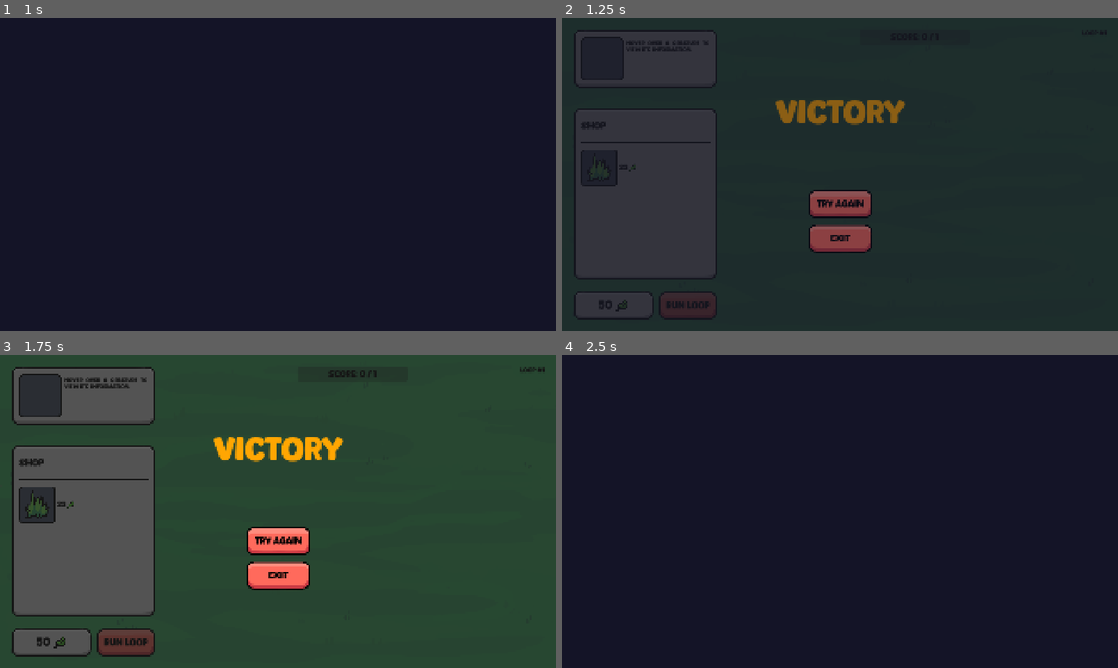
Above: before the commit, frames 1-4 (two rows, left to right).
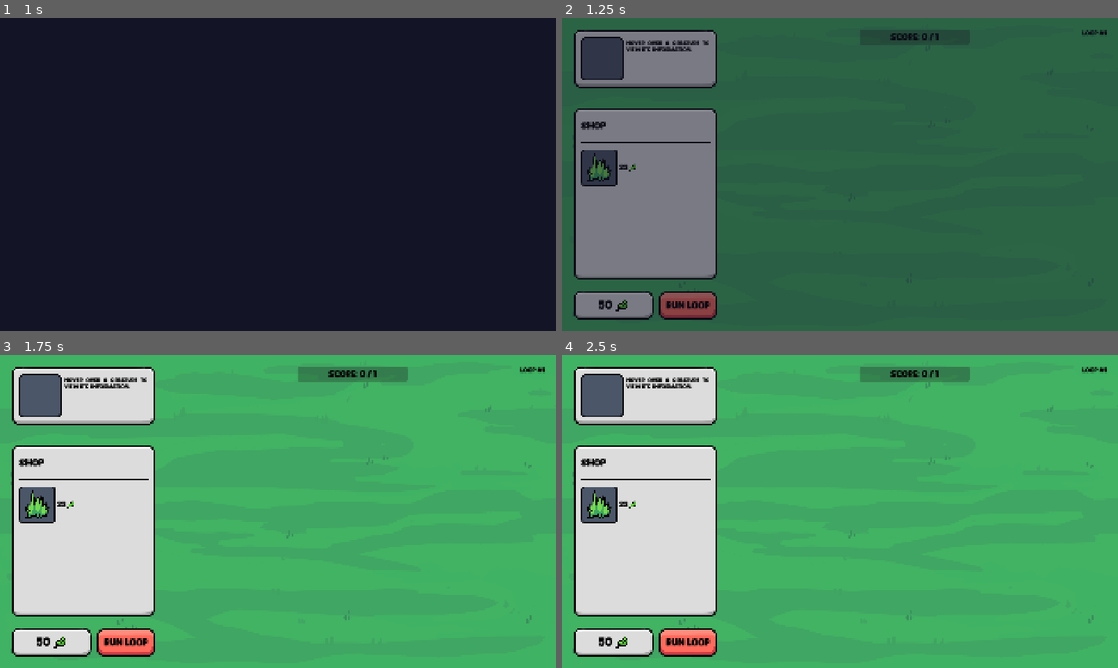
Above: after the commit, the same moments.

Repository: elliotfontaine/gmtk-2025-submission
Game: Godot game, scene res://scenes/main_menu.tscn
Two runs of this game, one before a commit and one after it. Both use one fixed random seed, a clock stepped at 60 frames per second and the inputs below. The engine's default icon, where the game draws it, is replaced by a stand-in: a white triangle on a blue panel in a dark square.
Inputs (mouse positions are in pixels of both pictures, inside the frame that each line leads up to):
- Up to frame 1 (1 s): click "play." at 0.5 s
- Up to frame 2 (1.25 s): no input
- Up to frame 3 (1.75 s): click "Run Loop" at 1.25 s
- Up to frame 4 (2.5 s): click (840, 539) at 2 s, where only the run before the commit has a clickable "try again"

Frame 1 is identical in both runs. In frame 2, 98% of the frame differs, in the area x 0-100%, y 0-100%; in frame 3, 98%; in frame 4, 100%.

Commit message:
improve win/defeat

Diff:
--- a/scenes/world.gd
+++ b/scenes/world.gd
@@ -28,7 +28,9 @@
 @onready var shop_panel: ShopPanel = %ShopPanel
 @onready var next_loop_button: Button = %NextLoopButton
 @onready var defeat_ui: ColorRect = %DefeatScreen
+@onready var defeat_loop_label: Label = %DefeatLoopLabel
 @onready var victory_ui: Control = %VictoryScreen
+@onready var victory_loop_label: Label = %VictoryLoopLabel
 @onready var label_loop: Label = %LabelLoop
 
 ##placeholder system: length of wait times
@@ -128,7 +130,7 @@
 		if score_current >= score_target:
 			currently_looping = false
 			money += base_income + level
-			if level >= final_level:
+			if level == final_level:
 				win()
 			else:
 				toggle_loop_button_text(true)
@@ -147,6 +149,12 @@
 		else:
 			print("what??")
 		toggle_loop_button_text(false)
+
+func _on_continue_pressed() -> void:
+	victory_ui.hide()
+	toggle_loop_button_text(true)
+	shop_panel.modulate = Color.WHITE
+	next_level()
 
 func run_loop() -> void:
 	await do_on_loop_start_actions()
@@ -188,12 +196,14 @@
 				next_loop_button.text = "x4"
 
 func win() -> void:
-	# win_ui.show()
-	# sfx_player.stream = sfx_game_over
-	# sfx_player.play()
+	victory_loop_label.text = "Loop reached: %s" % [level]
+	victory_ui.show()
+	sfx_player.stream = sfx_game_over
+	sfx_player.play()
 	pass
 
 func defeat() -> void:
+	defeat_loop_label.text = "Loop reached: %s" % [level]
 	defeat_ui.show()
 	sfx_player.stream = sfx_game_over
 	sfx_player.play()
--- a/scenes/world.tscn
+++ b/scenes/world.tscn
@@ -148,28 +148,45 @@
 color = Color(0.114897, 0.114897, 0.114897, 0.717647)
 metadata/_edit_use_anchors_ = true
 
-[node name="CenterContainer" type="CenterContainer" parent="UI/DefeatScreen"]
+[node name="PanelContainer" type="PanelContainer" parent="UI/DefeatScreen"]
 layout_mode = 1
-anchors_preset = 15
-anchor_right = 1.0
-anchor_bottom = 1.0
-grow_horizontal = 2
-grow_vertical = 2
-metadata/_edit_use_anchors_ = true
-
-[node name="VBoxContainer" type="VBoxContainer" parent="UI/DefeatScreen/CenterContainer"]
-layout_mode = 2
-
-[node name="Label" type="Label" parent="UI/DefeatScreen/CenterContainer/VBoxContainer"]
+anchors_preset = 8
+anchor_left = 0.5
+anchor_top = 0.5
+anchor_right = 0.5
+anchor_bottom = 0.5
+offset_left = -214.5
+offset_top = -292.0
+offset_right = 214.5
+offset_bottom = 292.0
+grow_horizontal = 2
+grow_vertical = 2
+
+[node name="CenterContainer" type="MarginContainer" parent="UI/DefeatScreen/PanelContainer"]
+layout_mode = 2
+metadata/_edit_use_anchors_ = true
+
+[node name="VBoxContainer" type="VBoxContainer" parent="UI/DefeatScreen/PanelContainer/CenterContainer"]
+layout_mode = 2
+
+[node name="Title" type="Label" parent="UI/DefeatScreen/PanelContainer/CenterContainer/VBoxContainer"]
 custom_minimum_size = Vector2(0, 300)
 layout_mode = 2
 size_flags_vertical = 3
-theme_override_colors/font_color = Color(1, 0.65098, 0.00784314, 1)
+theme_override_colors/font_color = Color(1, 0.415686, 0.356863, 1)
+theme_override_colors/font_outline_color = Color(0, 0, 0, 1)
+theme_override_constants/outline_size = 20
 theme_override_font_sizes/font_size = 110
 text = "DEFEAT"
 horizontal_alignment = 1
 
-[node name="Retry" type="Button" parent="UI/DefeatScreen/CenterContainer/VBoxContainer"]
+[node name="DefeatLoopLabel" type="Label" parent="UI/DefeatScreen/PanelContainer/CenterContainer/VBoxContainer"]
+unique_name_in_owner = true
+layout_mode = 2
+text = "Loop: ?"
+horizontal_alignment = 1
+
+[node name="Retry" type="Button" parent="UI/DefeatScreen/PanelContainer/CenterContainer/VBoxContainer"]
 custom_minimum_size = Vector2(220, 0)
 layout_mode = 2
 size_flags_horizontal = 4
@@ -178,7 +195,7 @@
 script = ExtResource("10_e3hyu")
 click_sound = ExtResource("5_w7kh3")
 
-[node name="Exit" type="Button" parent="UI/DefeatScreen/CenterContainer/VBoxContainer"]
+[node name="Exit" type="Button" parent="UI/DefeatScreen/PanelContainer/CenterContainer/VBoxContainer"]
 custom_minimum_size = Vector2(220, 0)
 layout_mode = 2
 size_flags_horizontal = 4
@@ -188,6 +205,7 @@
 
 [node name="VictoryScreen" type="ColorRect" parent="UI"]
 unique_name_in_owner = true
+visible = false
 anchors_preset = 15
 anchor_right = 1.0
 anchor_bottom = 1.0
@@ -196,28 +214,54 @@
 color = Color(0.114897, 0.114897, 0.114897, 0.717647)
 metadata/_edit_use_anchors_ = true
 
-[node name="CenterContainer" type="CenterContainer" parent="UI/VictoryScreen"]
+[node name="PanelContainer" type="PanelContainer" parent="UI/VictoryScreen"]
 layout_mode = 1
-anchors_preset = 15
-anchor_right = 1.0
-anchor_bottom = 1.0
-grow_horizontal = 2
-grow_vertical = 2
-metadata/_edit_use_anchors_ = true
-
-[node name="VBoxContainer" type="VBoxContainer" parent="UI/VictoryScreen/CenterContainer"]
-layout_mode = 2
-
-[node name="Label" type="Label" parent="UI/VictoryScreen/CenterContainer/VBoxContainer"]
-custom_minimum_size = Vector2(0, 300)
+anchors_preset = 8
+anchor_left = 0.5
+anchor_top = 0.5
+anchor_right = 0.5
+anchor_bottom = 0.5
+offset_left = -214.5
+offset_top = -292.0
+offset_right = 214.5
+offset_bottom = 292.0
+grow_horizontal = 2
+grow_vertical = 2
+
+[node name="CenterContainer" type="MarginContainer" parent="UI/VictoryScreen/PanelContainer"]
+layout_mode = 2
+metadata/_edit_use_anchors_ = true
+
+[node name="VBoxContainer" type="VBoxContainer" parent="UI/VictoryScreen/PanelContainer/CenterContainer"]
+layout_mode = 2
+
+[node name="Title" type="Label" parent="UI/VictoryScreen/PanelContainer/CenterContainer/VBoxContainer"]
+custom_minimum_size = Vector2(0, 220)
 layout_mode = 2
 size_flags_vertical = 3
-theme_override_colors/font_color = Color(1, 0.65098, 0.00784314, 1)
+theme_override_colors/font_color = Color(1, 0.415686, 0.356863, 1)
+theme_override_colors/font_outline_color = Color(0, 0, 0, 1)
+theme_override_constants/outline_size = 20
 theme_override_font_sizes/font_size = 110
-text = "VICTORY"
-horizontal_alignment = 1
-
-[node name="Retry" type="Button" parent="UI/VictoryScreen/CenterContainer/VBoxContainer"]
+text = "Victory !"
+horizontal_alignment = 1
+
+[node name="VictoryLoopLabel" type="Label" parent="UI/VictoryScreen/PanelContainer/CenterContainer/VBoxContainer"]
+unique_name_in_owner = true
+layout_mode = 2
+text = "Loop: N"
+horizontal_alignment = 1
+
+[node name="Continue" type="Button" parent="UI/VictoryScreen/PanelContainer/CenterContainer/VBoxContainer"]
+custom_minimum_size = Vector2(240, 110)
+layout_mode = 2
+size_flags_horizontal = 4
+theme_type_variation = &"SmallPurpleButton"
+text = "continue"
+script = ExtResource("10_e3hyu")
+click_sound = ExtResource("5_w7kh3")
+
+[node name="Retry" type="Button" parent="UI/VictoryScreen/PanelContainer/CenterContainer/VBoxContainer"]
 custom_minimum_size = Vector2(220, 0)
 layout_mode = 2
 size_flags_horizontal = 4
@@ -226,7 +270,7 @@
 script = ExtResource("10_e3hyu")
 click_sound = ExtResource("5_w7kh3")
 
-[node name="Exit" type="Button" parent="UI/VictoryScreen/CenterContainer/VBoxContainer"]
+[node name="Exit" type="Button" parent="UI/VictoryScreen/PanelContainer/CenterContainer/VBoxContainer"]
 custom_minimum_size = Vector2(220, 0)
 layout_mode = 2
 size_flags_horizontal = 4
@@ -242,7 +286,8 @@
 [connection signal="item_hovered" from="UI/MarginContainer/HBoxContainer/LeftSideUI/ShopPanel" to="." method="_on_shop_panel_item_hovered"]
 [connection signal="rerolled" from="UI/MarginContainer/HBoxContainer/LeftSideUI/ShopPanel" to="." method="_on_shop_panel_rerolled"]
 [connection signal="pressed" from="UI/MarginContainer/HBoxContainer/LeftSideUI/VBoxContainer/NextLoopButton" to="." method="_on_next_loop_button_pressed"]
-[connection signal="pressed" from="UI/DefeatScreen/CenterContainer/VBoxContainer/Retry" to="." method="_on_retry_pressed"]
-[connection signal="pressed" from="UI/DefeatScreen/CenterContainer/VBoxContainer/Exit" to="." method="_on_exit_pressed"]
-[connection signal="pressed" from="UI/VictoryScreen/CenterContainer/VBoxContainer/Retry" to="." method="_on_retry_pressed"]
-[connection signal="pressed" from="UI/VictoryScreen/CenterContainer/VBoxContainer/Exit" to="." method="_on_exit_pressed"]
+[connection signal="pressed" from="UI/DefeatScreen/PanelContainer/CenterContainer/VBoxContainer/Retry" to="." method="_on_retry_pressed"]
+[connection signal="pressed" from="UI/DefeatScreen/PanelContainer/CenterContainer/VBoxContainer/Exit" to="." method="_on_exit_pressed"]
+[connection signal="pressed" from="UI/VictoryScreen/PanelContainer/CenterContainer/VBoxContainer/Continue" to="." method="_on_continue_pressed"]
+[connection signal="pressed" from="UI/VictoryScreen/PanelContainer/CenterContainer/VBoxContainer/Retry" to="." method="_on_retry_pressed"]
+[connection signal="pressed" from="UI/VictoryScreen/PanelContainer/CenterContainer/VBoxContainer/Exit" to="." method="_on_exit_pressed"]
